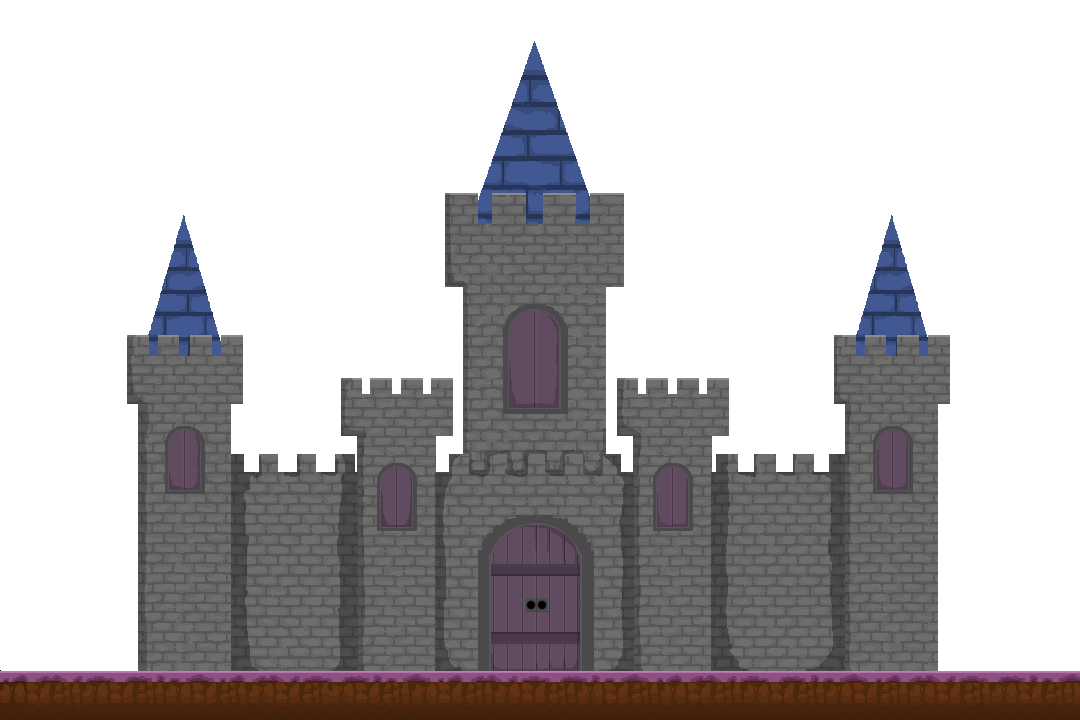
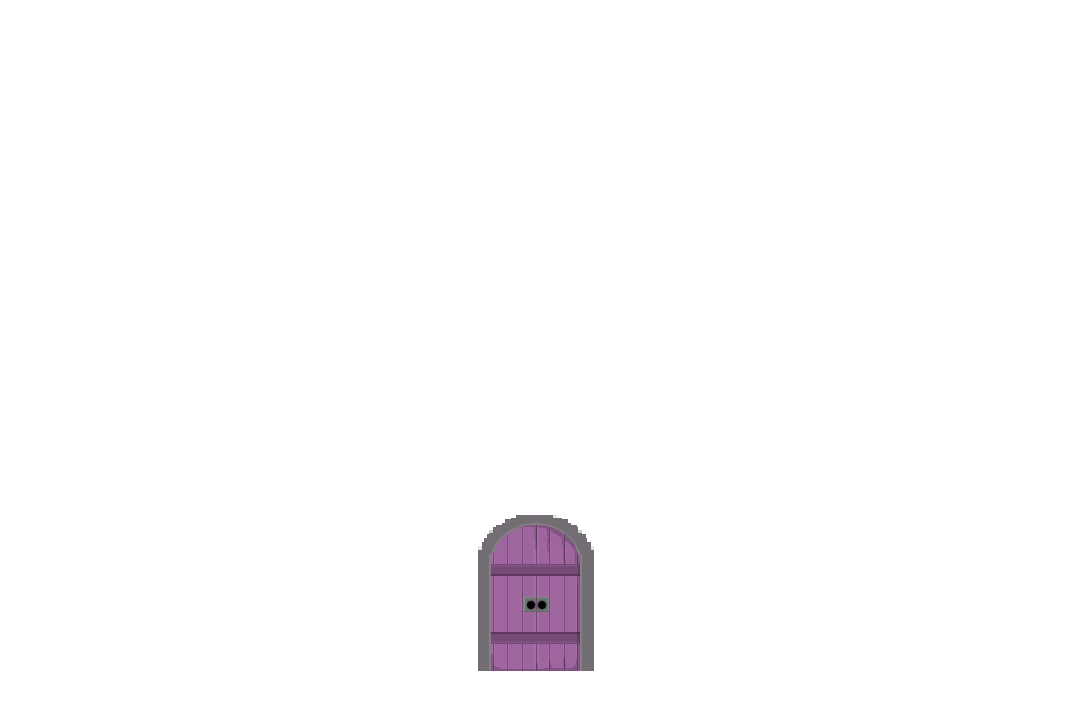
Layer changes from the first 1080×720 image to the second:
hid group "土壤+草皮" (10 layers) over (0, 670, 1080, 720)
hid "中後牆 拷貝" over (127, 193, 950, 713)
added layer "中後牆 拷貝 2" above "中後牆" over (478, 515, 594, 671)
hid "屋頂 拷貝" over (145, 41, 931, 383)
hid "背景" over (0, 41, 1080, 720)
